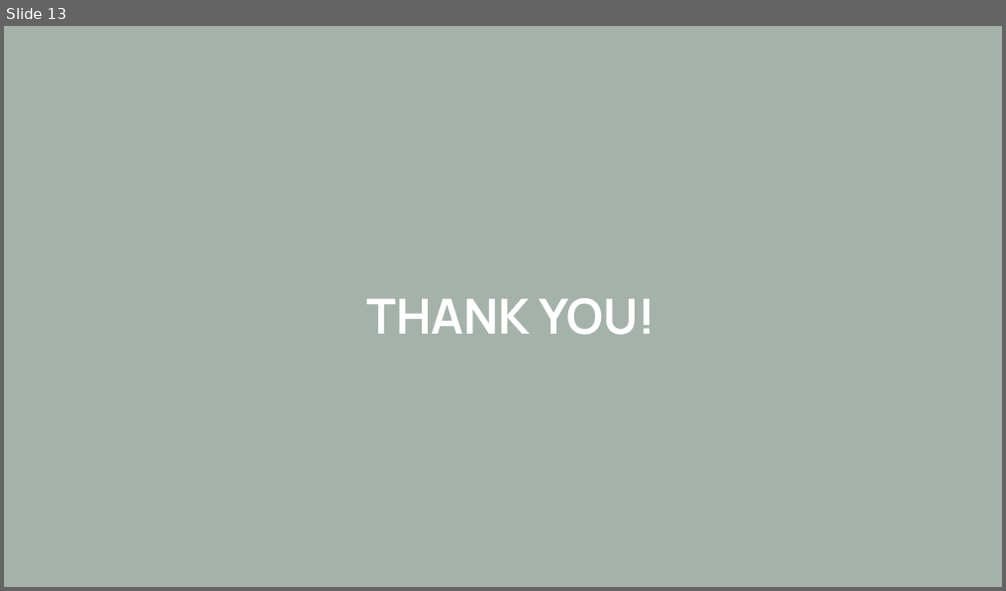
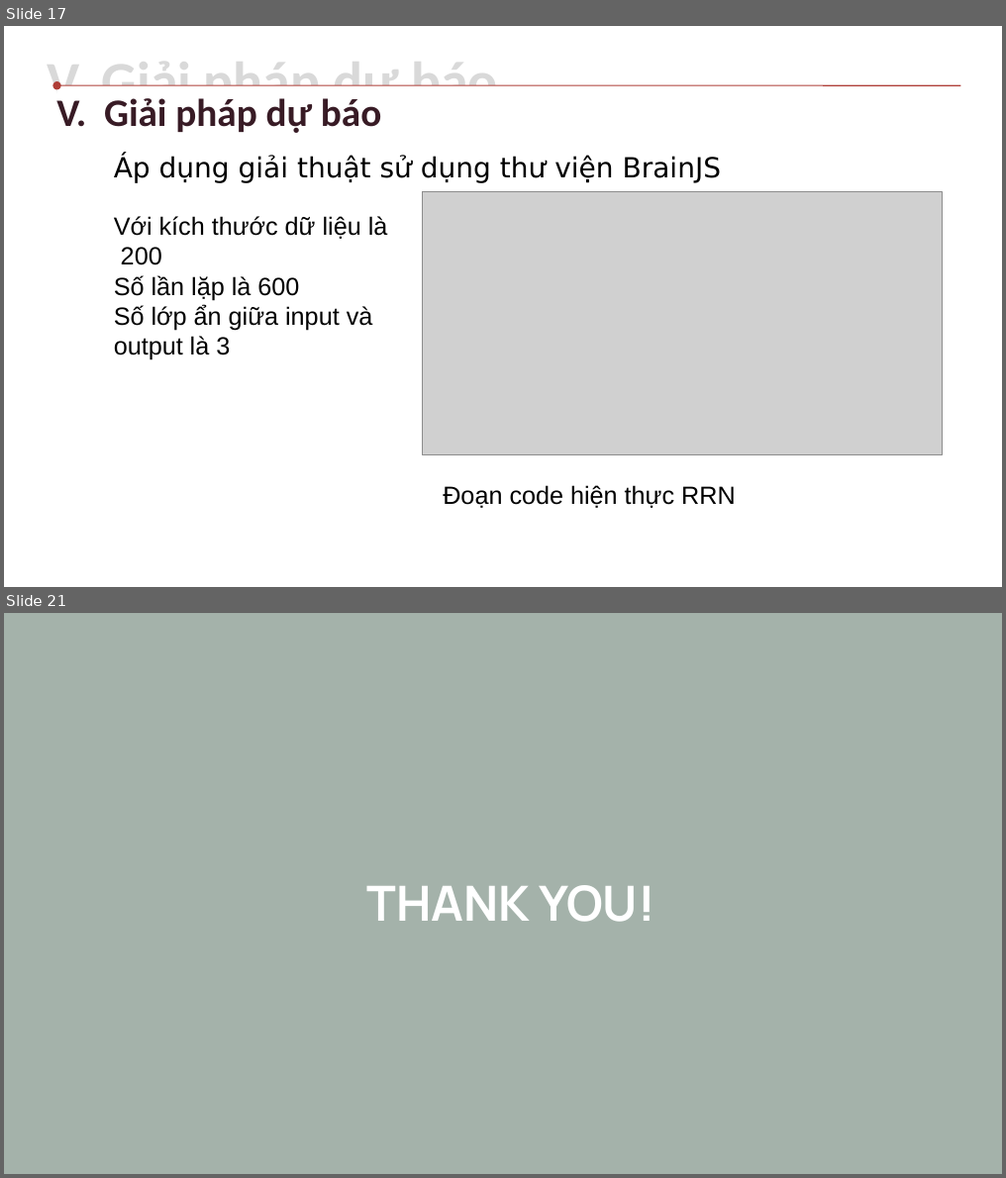
Before and after one commit to huynhnguyenv2/luanvan2019, a slide deck: Presentation.pptx. Shown one above the other, each under a label of ours: slide 13 before the commit, slides 17 and 21 after it; the slides between them are not shown. The pictures are 1006x591 and 1006x1178 pixels, drawn with LibreOffice and Linux fonts; fonts in the diff are those of the drawing; grey boxes stand for pictures. Boxes give left, top, right and bottom in pixels: in the first picture for what was removed or moved away, otherwise in the second. Text is boxed around its words. In the diff, an @@ line names an element or a change of style, - is before the commit and + after.

```diff
--- a/Presentation.pptx
+++ b/Presentation.pptx
@@ slide 17 added at [4,26,1002,587], background #FFFFFF @@
@@ text added at [47,81,498,114], 28 pt, text #381B25, bold @@
+V. Giải pháp dự báo
@@ text added at [56,98,381,133], 40 pt, text #D9D9D9, bold @@
+V. Giải pháp dự báo
@@ arrow added from (961, 85) to (56, 85), #AF3D36 0.74 pt @@
@@ text added at [114,156,721,183], 20 pt, text #000000 @@
+Áp dụng giải thuật sử dụng thư viện BrainJS
@@ picture added at [422,191,943,455] @@
@@ text added at [114,216,388,361], 18 pt, text #000000 @@
+Với kích thước dữ liệu là 200
+Số lần lặp là 600
+Số lớp ẩn giữa input và output là 3
@@ text added at [443,485,736,508], 18 pt, text #000000 @@
+Đoạn code hiện thực RRN
@@ what was slide 13 is now slide 21 @@
```
Also in this commit, not shown: 10 slides changed, 7 other slides added, 15 other files.
